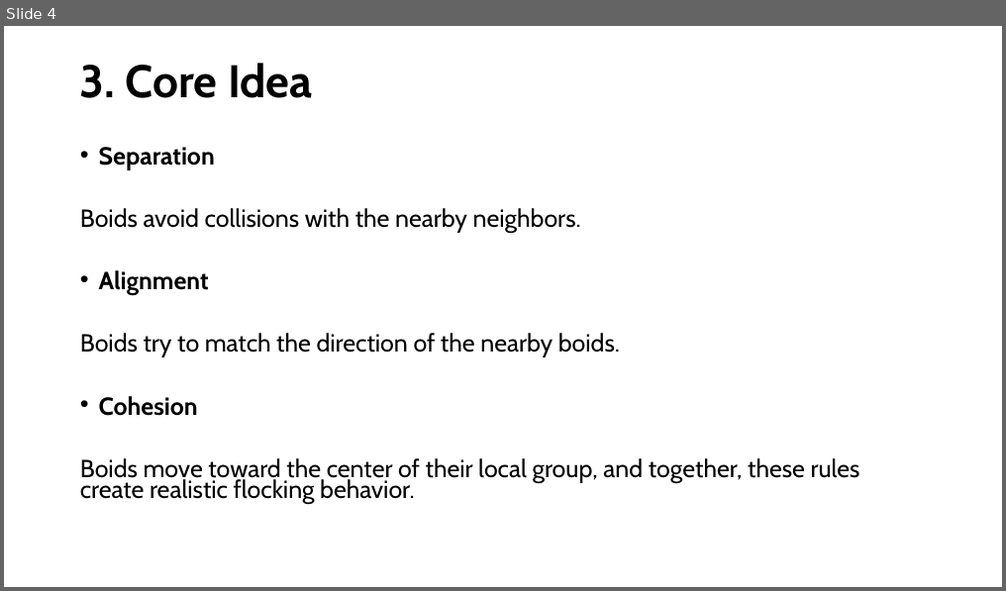
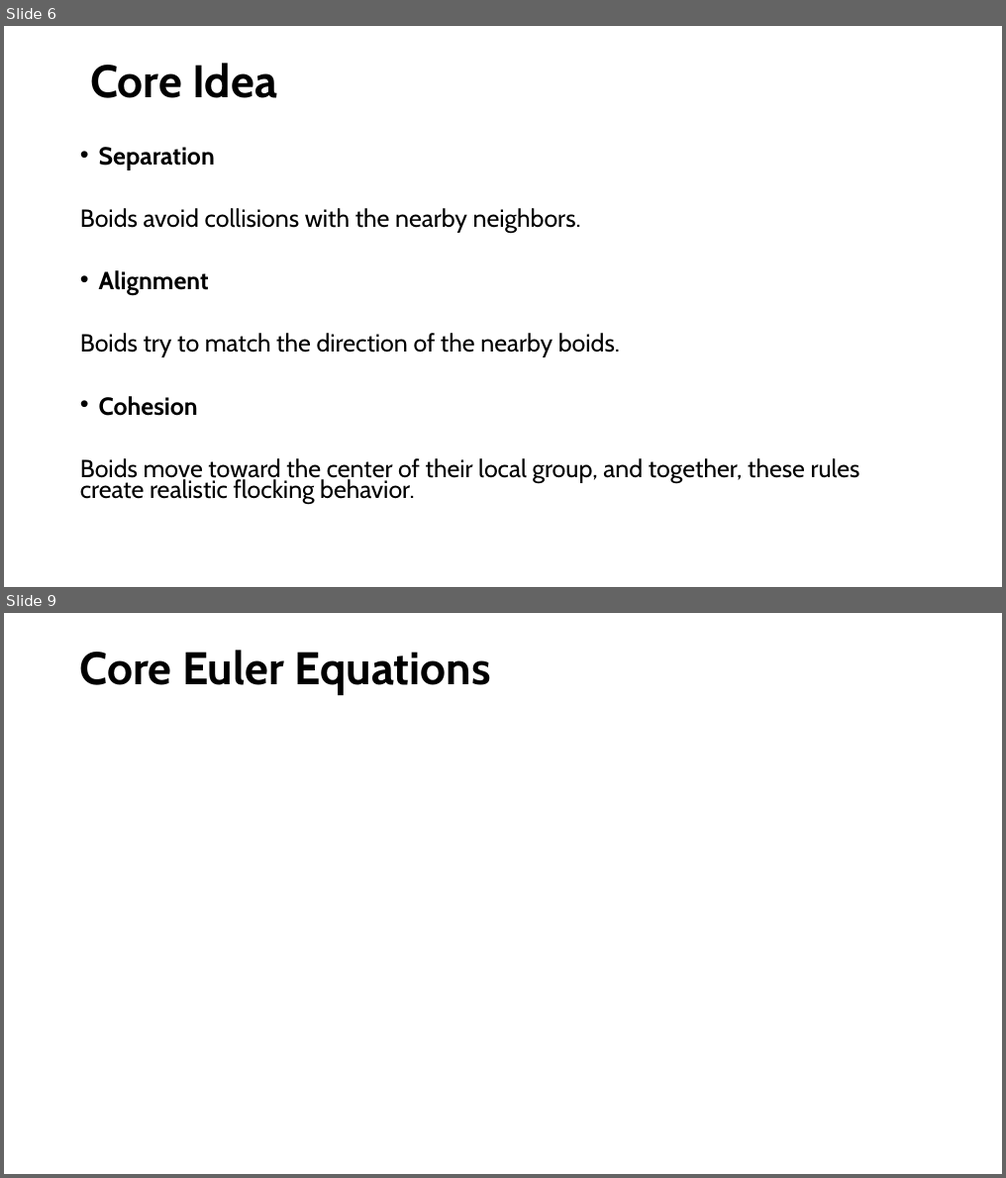
Before and after one commit to richardsalnikov-lang/Flcoking, a slide deck: FlockingRichard.pptm. Shown one above the other, each under a label of ours: slide 4 before the commit, slides 6 and 9 after it; the slides between them are not shown. The pictures are 1006x591 and 1006x1178 pixels, drawn with LibreOffice and Linux fonts; fonts in the diff are those of the drawing; grey boxes stand for pictures. Boxes give left, top, right and bottom in pixels: in the first picture for what was removed or moved away, otherwise in the second. Text is boxed around its words. In the diff, an @@ line names an element or a change of style, - is before the commit and + after.

```diff
--- a/FlockingRichard.pptm
+++ b/FlockingRichard.pptm
@@ slide 9 added at (4, 613, 1002, 1174), background #FFFFFF @@
@@ title added at (80, 650, 490, 695), 44 pt, text #000000, bold @@
+Core Euler Equations
@@ what was slide 4 is now slide 6 @@
@@ slide 6 changed as well @@
@@ title at (90, 63, 277, 98): text changed @@
-3. Core Idea
+Core Idea
```
Also in this commit, not shown: 6 other slides changed, 11 other slides added.
